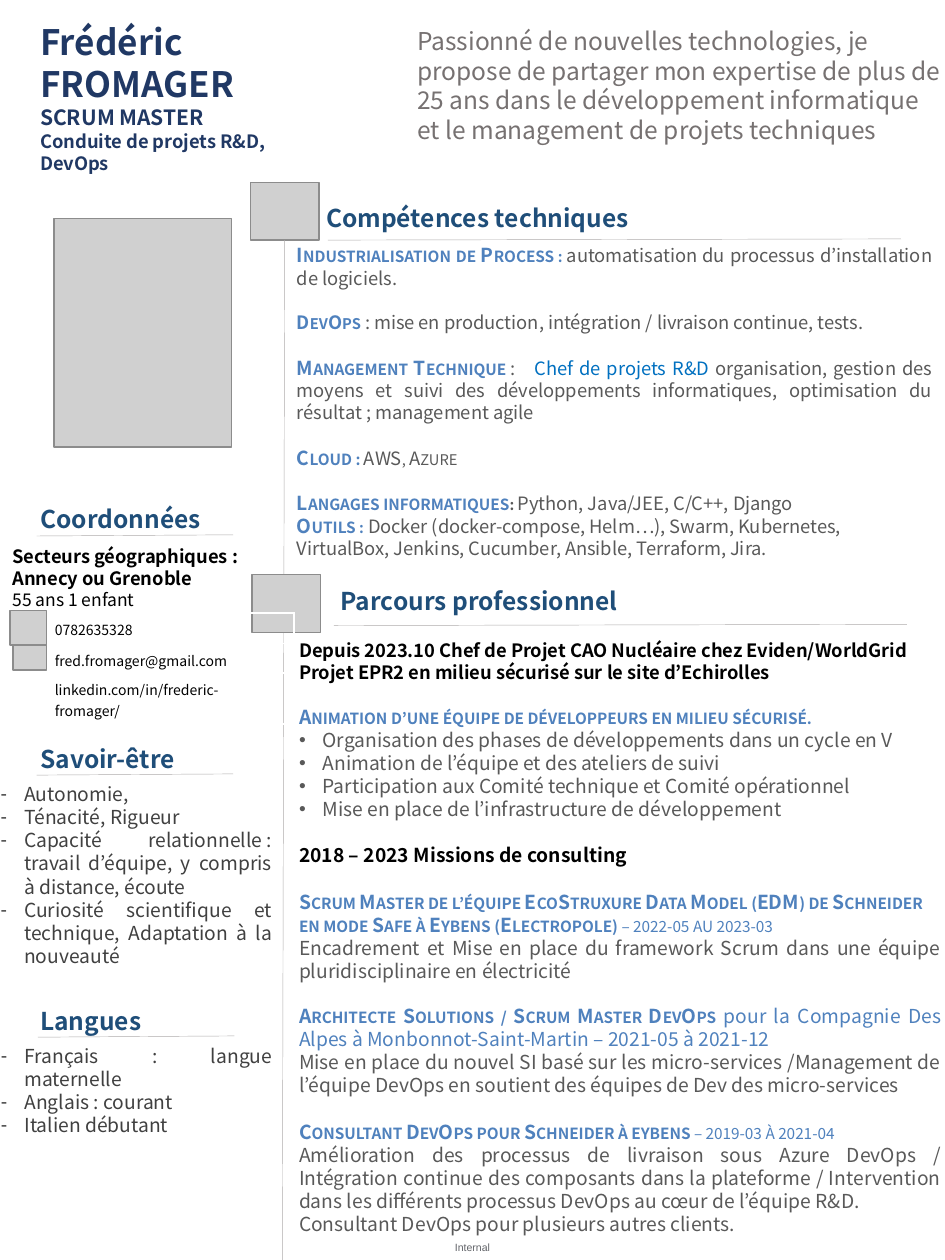
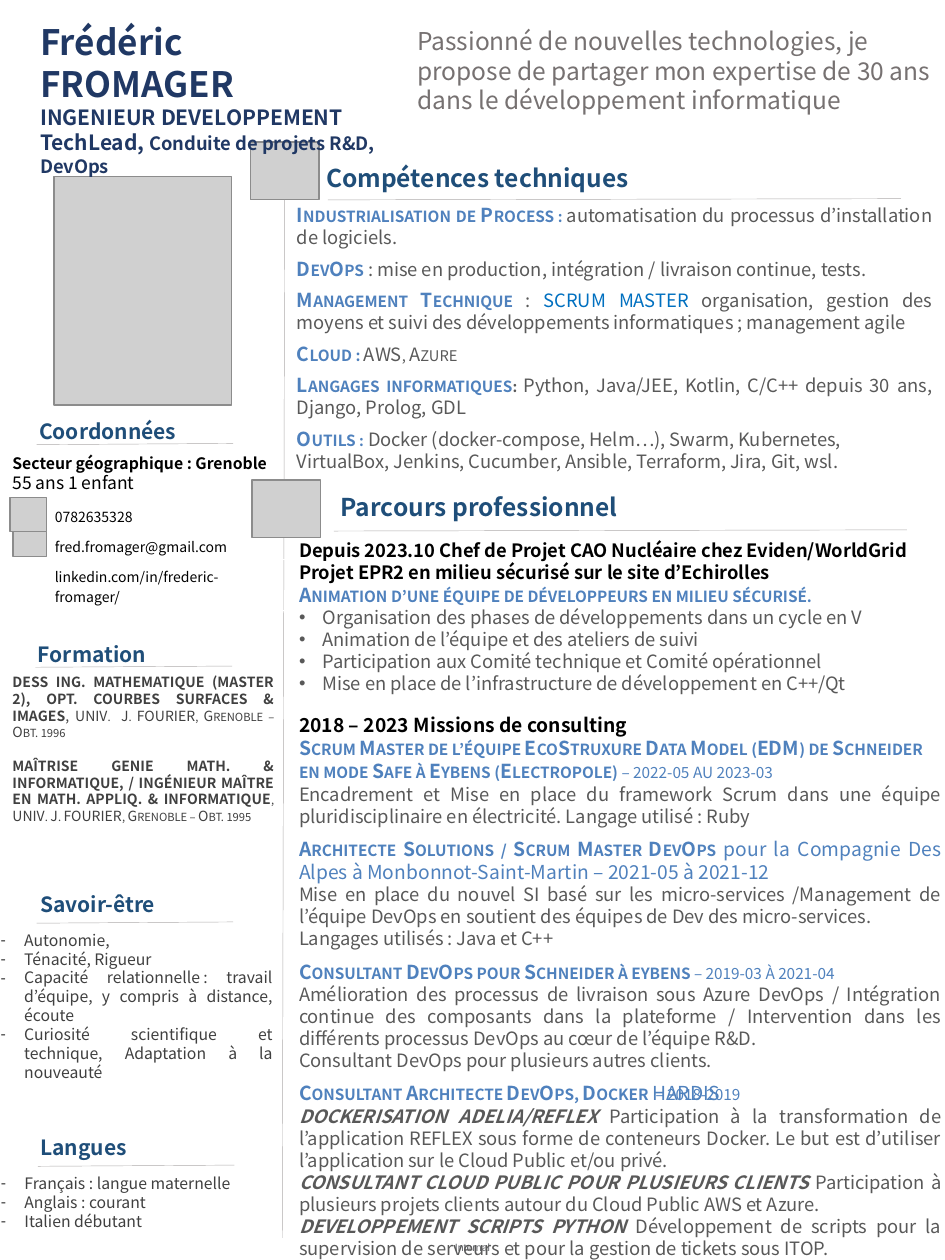
Before and after one commit to Solifred38/cv, a slide deck: slide 1 of CV_FFROMAGER.pptx. Drawn at 945x1260 pixels with LibreOffice and Linux fonts; fonts in the diff are those of the drawing; grey boxes stand for pictures; background and template pictures are left out. Boxes give left, top, right and bottom in pixels: in the first picture for what was removed or moved away, otherwise in the second. Text is boxed around its words. In the diff, an @@ line names an element or a change of style, - is before the commit and + after.

```diff
--- a/CV_FFROMAGER.pptx
+++ b/CV_FFROMAGER.pptx
@@ text at <box>417,29,930,115</box>: text changed @@
-Passionné de nouvelles technologies, je propose de partager mon expertise de plus de 25 ans dans le développement informatique et le management de projets techniques
+Passionné de nouvelles technologies, je propose de partager mon expertise de 30 ans dans le développement informatique
@@ text at <box>40,109,375,157</box>: text changed; size 10.5 to 12 pt @@
-SCRUM MASTER
-Conduite de projets R&D,
+INGENIEUR DEVELOPPEMENT
+TechLead, Conduite de projets R&D,
@@ picture: place and size @@
-picture at <box>54,219,232,447</box>
+picture at <box>54,176,232,404</box>
@@ line moved from (285, 241) - (282, 1260) to (285, 200) - (282, 1237) @@
@@ text "Industrialisation de Process : automatisation ...": place and size @@
-text "Industrialisation de Process : automatisation ..." at <box>297,247,932,558</box>
+text "Industrialisation de Process : automatisation ..." at <box>297,207,932,471</box>
@@ 1 picture, 1 text, 1 line: place and size @@
-1 picture, 1 text, 1 line at <box>251,183,901,241</box>
+1 picture, 1 text, 1 line at <box>251,142,901,200</box>
@@ text at <box>377,260,866,281</box>: size 10.5 to 11 pt in "DevOps" @@
@@ text at <box>297,292,932,334</box>: text changed @@
-Management Technique : Chef de projets R&D organisation, gestion des moyens et suivi des développements informatiques, optimisation du résultat ; management agile
+Management Technique : SCRUM MASTER organisation, gestion des moyens et suivi des développements informatiques ; management agile
@@ text at <box>297,377,932,471</box>: text changed @@
-Langages informatiques: Python, Java/JEE, C/C++, Django
-Outils : Docker (docker-compose, Helm…), Swarm, Kubernetes, VirtualBox, Jenkins, Cucumber, Ansible, Terraform, Jira.
+Langages informatiques: Python, Java/JEE, Kotlin, C/C++ depuis 30 ans, Django, Prolog, GDL
+Outils : Docker (docker-compose, Helm…), Swarm, Kubernetes, VirtualBox, Jenkins, Cucumber, Ansible, Terraform, Jira, Git, wsl.
@@ text "Coordonnées": place and size @@
-text "Coordonnées" at <box>40,505,201,529</box>
+text "Coordonnées" at <box>39,420,176,440</box>
@@ text "Secteur géographique : Grenoble": place and size @@
-text "Secteur géographique : Grenoble" at <box>12,546,228,611</box>
+text "Secteur géographique : Grenoble" at <box>12,454,266,490</box>
@@ line moved from (37, 536) - (233, 534) to (37, 445) - (233, 444) @@
@@ text at <box>12,454,266,473</box>: text changed; size 10.5 to 9 pt @@
-Secteurs géographiques : Annecy ou Grenoble
+Secteur géographique : Grenoble
@@ 2 pictures, 1 table: place and size @@
-2 pictures, 1 table at <box>10,611,295,724</box>
+2 pictures, 1 table at <box>10,498,295,611</box>
@@ 1 text, 1 line, 1 picture: place and size @@
-1 text, 1 line, 1 picture at <box>252,575,907,633</box>
+1 text, 1 line, 1 picture at <box>252,480,907,538</box>
@@ text "Depuis 2023.10 Chef de Projet ...": place and size @@
-text "Depuis 2023.10 Chef de Projet ..." at <box>299,640,941,1236</box>
+text "Depuis 2023.10 Chef de Projet ..." at <box>299,540,941,1260</box>
@@ text at <box>299,608,941,1071</box>: size 11 to 10.5 pt in "Organisation des phases de développements dans un ...", "Animation de l’équipe et des ateliers de ...", "Participation aux Comité technique et Comité opérationnel", "Amélioration des processus de livraison sous Azure ..." and 1 more places @@
@@ text added at <box>38,645,146,667</box>, 12 pt, text #1F4E79, bold @@
+Formation
@@ text added at <box>12,675,274,821</box>, 8 pt, text #404040, bold @@
+DESS ING. MATHEMATIQUE (MASTER 2), OPT. COURBES SURFACES & IMAGES, UNIV. J. FOURIER, Grenoble – Obt. 1996
+MAÎTRISE GENIE MATH. & INFORMATIQUE, / INGÉNIEUR MAÎTRE EN MATH. APPLIQ. & INFORMATIQUE, UNIV. J. FOURIER, Grenoble – Obt. 1995
@@ line added from (35, 668) to (232, 667), #AFABAB 0.25 pt @@
@@ text at <box>323,671,845,694</box>: text changed; size 11 to 10.5 pt @@
-• Mise en place de l’infrastructure de développement
+• Mise en place de l’infrastructure de développement en C++/Qt
@@ text at <box>299,785,941,828</box>: text changed; size 11 to 10.5 pt @@
-Encadrement et Mise en place du framework Scrum dans une équipe pluridisciplinaire en électricité
+Encadrement et Mise en place du framework Scrum dans une équipe pluridisciplinaire en électricité. Langage utilisé : Ruby
@@ size 14 to 12 pt in 3 elements at <box>40,1139,126,1160</box>, <box>39,420,176,440</box>, <box>40,894,155,913</box> @@
@@ text "Savoir-être": place and size @@
-text "Savoir-être" at <box>40,747,175,769</box>
+text "Savoir-être" at <box>40,894,155,913</box>
@@ text at <box>299,883,940,950</box>: text changed; size 11 to 10.5 pt @@
-Mise en place du nouvel SI basé sur les micro-services /Management de l’équipe DevOps en soutient des équipes de Dev des micro-services
+Mise en place du nouvel SI basé sur les micro-services /Management de l’équipe DevOps en soutient des équipes de Dev des micro-services.
+Langages utilisés : Java et C++
@@ text "Autonomie," at <box>24,934,273,1078</box>: size 11 to 9 pt @@
@@ text "Autonomie,": place and size @@
-text "Autonomie," at <box>24,786,272,963</box>
+text "Autonomie," at <box>24,934,273,1078</box>
@@ line moved from (37, 775) - (233, 774) to (37, 924) - (233, 922) @@
@@ text at <box>299,1085,941,1260</box>: paragraphs added @@
+Consultant Architecte DevOps, Docker HARDIS – 2018-2019
+DOCKERISATION ADELIA/REFLEX Participation à la transformation de l’application REFLEX sous forme de conteneurs Docker. Le but est d’utiliser l’application sur le Cloud Public et/ou privé.
+CONSULTANT CLOUD PUBLIC POUR PLUSIEURS CLIENTS Participation à plusieurs projets clients autour du Cloud Public AWS et Azure.
+DEVELOPPEMENT SCRIPTS PYTHON Développement de scripts pour la supervision de serveurs et pour la gestion de tickets sous ITOP.
@@ text "Langues": place and size @@
-text "Langues" at <box>40,1012,141,1036</box>
+text "Langues" at <box>40,1139,126,1160</box>
@@ text "Français : langue maternelle": place and size @@
-text "Français : langue maternelle" at <box>24,1048,173,1132</box>
+text "Français : langue maternelle" at <box>24,1176,231,1227</box>
@@ text "Français : langue maternelle" at <box>24,1176,231,1227</box>: size 11 to 9 pt @@
@@ line moved from (38, 1037) - (234, 1036) to (38, 1167) - (234, 1166) @@
```
Also in this commit, not shown: 1 other slide changed, 1 slide removed, 1 other file.
